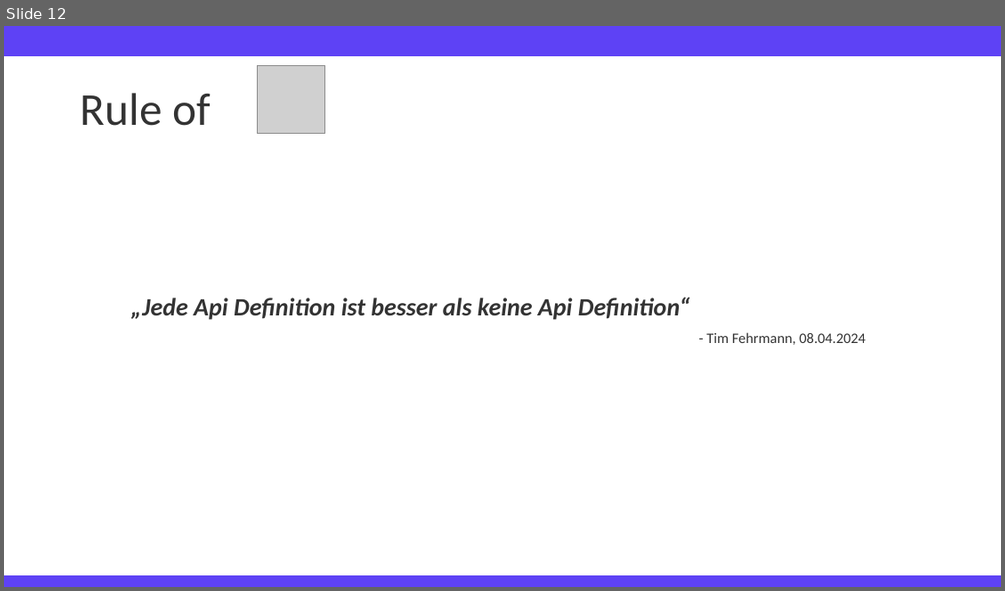
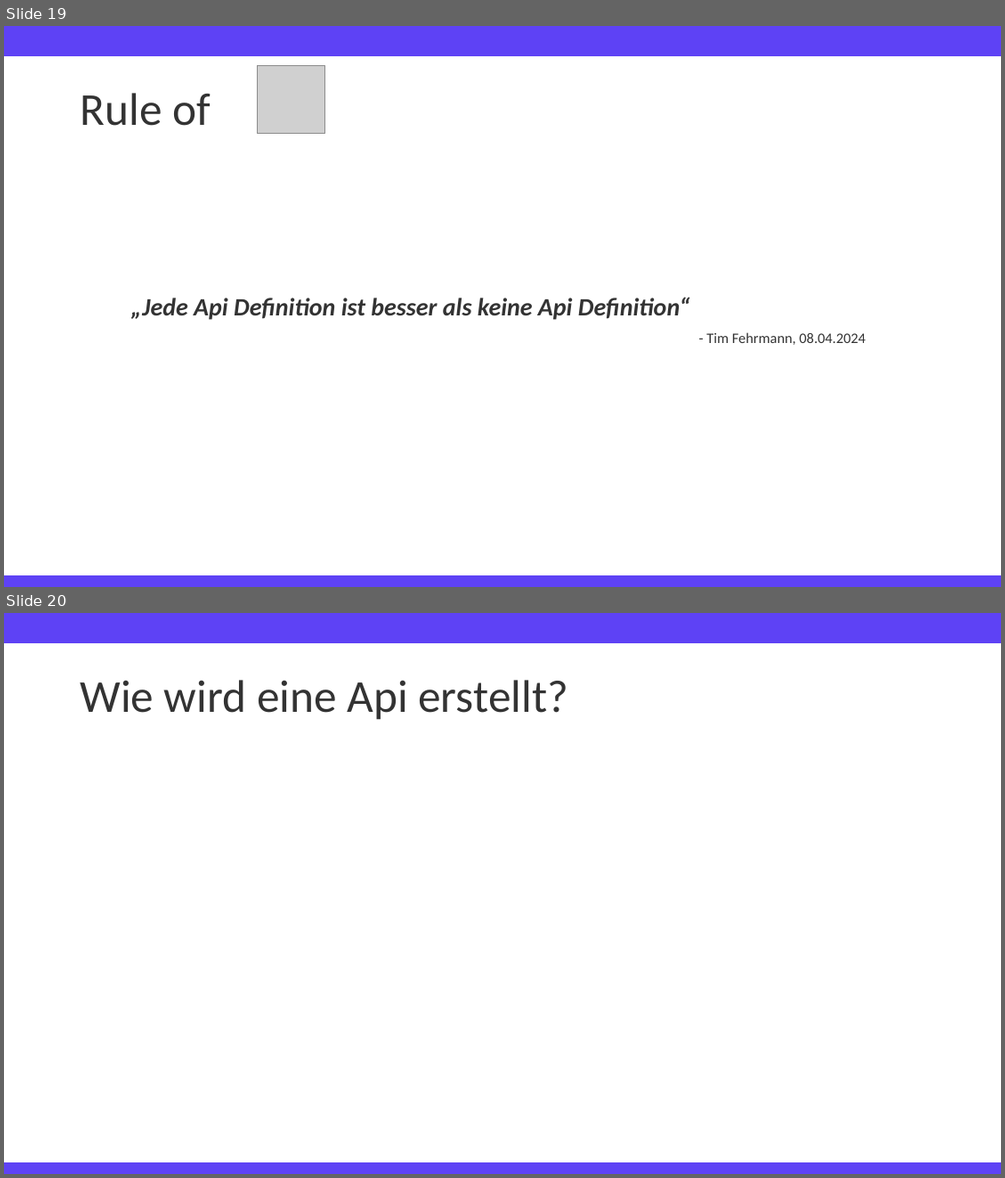
Before and after one commit to TimFehrmannAclue/techlabor_trainings_react_advanced, a slide deck: training_react_advanced.pptx. Shown one above the other, each under a label of ours: slide 12 before the commit, slides 19 and 20 after it. The pictures are 1005x591 and 1005x1178 pixels, drawn with LibreOffice and Linux fonts; fonts in the diff are those of the drawing; grey boxes stand for pictures; background and template pictures are left out. Boxes give left, top, right and bottom in pixels: in the first picture for what was removed or moved away, otherwise in the second. Text is boxed around its words. In the diff, an @@ line names an element or a change of style, - is before the commit and + after.

```diff
--- a/training_react_advanced.pptx
+++ b/training_react_advanced.pptx
@@ slide 20 added at (4, 613, 1001, 1174), background #FFFFFF; not listed: 2 template elements that a slide beside it also shows @@
@@ title added at (80, 680, 568, 720), 44 pt, text #333333 @@
+Wie wird eine Api erstellt?
@@ what was slide 12 is now slide 19 @@
```
Also in this commit, not shown: 3 slides changed, 34 other slides added, 4 slides removed.
